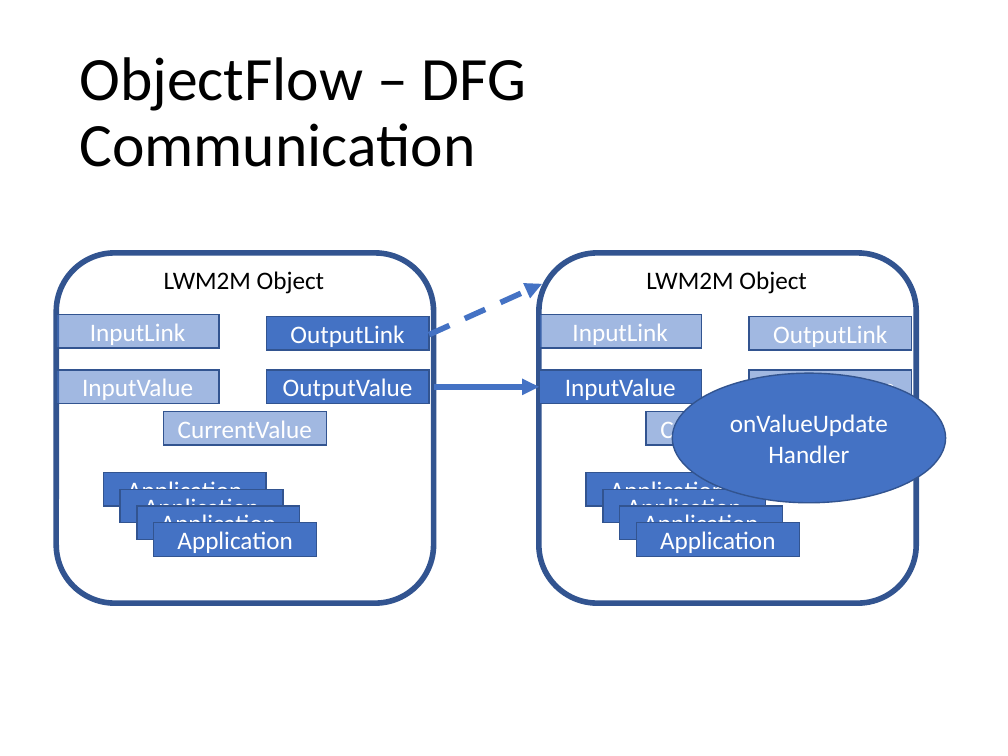
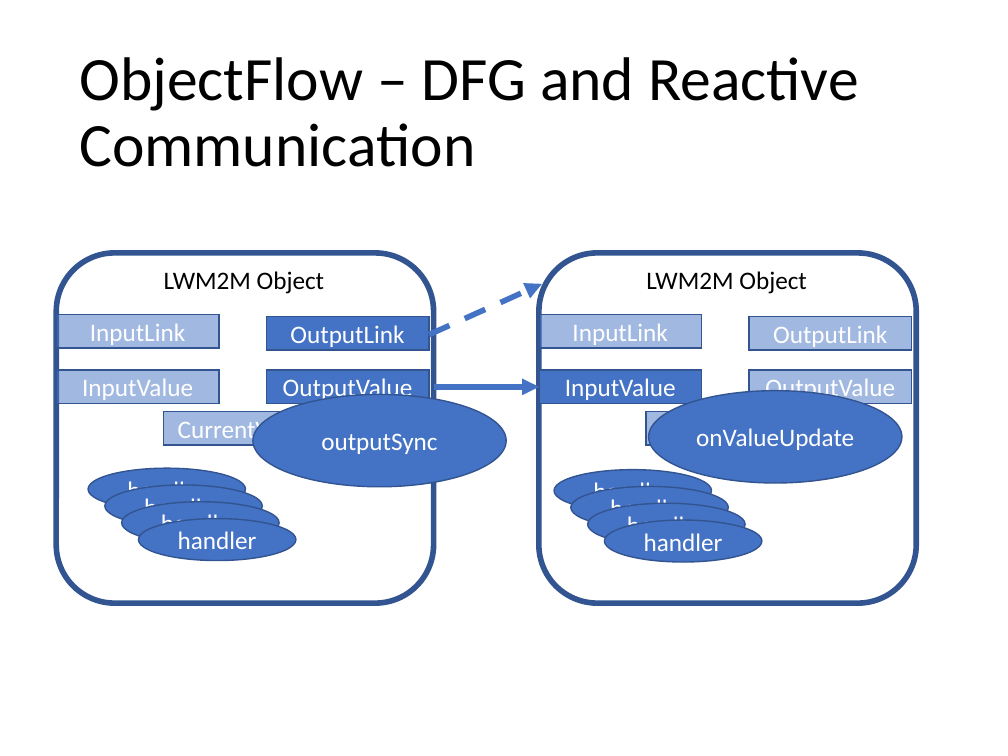
Before and after one commit to mjkoster/ObjectFlow, a slide deck: slide 5 of Documents/ObjectFlow.pptx. Drawn at 1008x756 pixels with LibreOffice and Linux fonts; fonts in the diff are those of the drawing. Boxes give left, top, right and bottom in pixels: in the first picture for what was removed or moved away, otherwise in the second. Text is boxed around its words. In the diff, an @@ line names an element or a change of style, - is before the commit and + after.

```diff
--- a/Documents/ObjectFlow.pptx
+++ b/Documents/ObjectFlow.pptx
@@ title at (x1=79, y1=57, x2=859, y2=167): text changed @@
-ObjectFlow – DFG Communication
+ObjectFlow – DFG and Reactive Communication
@@ ellipse added at (x1=253, y1=394, x2=506, y2=487), fill #4472C4, outline #325491 1 pt, 18 pt, text #FFFFFF @@
+outputSync
@@ ellipse "onValueUpdate" resized from (x1=672, y1=373, x2=946, y2=503) to (x1=648, y1=391, x2=901, y2=484) @@
@@ text in ellipse at (x1=696, y1=428, x2=854, y2=450): text changed @@
-onValueUpdate Handler
+onValueUpdate
@@ ellipse added at (x1=88, y1=468, x2=245, y2=510), fill #4472C4, outline #325491 1 pt, 18 pt, text #FFFFFF @@
+handler
@@ ellipse added at (x1=554, y1=470, x2=712, y2=512), fill #4472C4, outline #325491 1 pt, 18 pt, text #FFFFFF @@
+handler
@@ ellipse added at (x1=105, y1=485, x2=262, y2=527), fill #4472C4, outline #325491 1 pt, 18 pt, text #FFFFFF @@
+handler
@@ ellipse added at (x1=122, y1=502, x2=279, y2=544), fill #4472C4, outline #325491 1 pt, 18 pt, text #FFFFFF @@
+handler
@@ ellipse added at (x1=571, y1=487, x2=728, y2=529), fill #4472C4, outline #325491 1 pt, 18 pt, text #FFFFFF @@
+handler
@@ ellipse added at (x1=588, y1=503, x2=745, y2=545), fill #4472C4, outline #325491 1 pt, 18 pt, text #FFFFFF @@
+handler
@@ ellipse added at (x1=138, y1=518, x2=295, y2=560), fill #4472C4, outline #325491 1 pt, 18 pt, text #FFFFFF @@
+handler
@@ group removed at (x1=104, y1=473, x2=318, y2=556): 4 rectangles @@
-Application
-Application
-Application
-Application
@@ ellipse added at (x1=605, y1=520, x2=762, y2=562), fill #4472C4, outline #325491 1 pt, 18 pt, text #FFFFFF @@
+handler
@@ group removed at (x1=586, y1=473, x2=799, y2=556): 4 rectangles @@
-Application
-Application
-Application
-Application
```
Also in this commit, not shown: 1 other slide changed, 5 other files.
